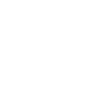
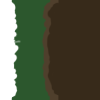
The second 100 x 100 image is a revision of the first. Changes to its layers:
added group "Group 1 copy 3" with 3 layers above "Group 1 copy 2" over [11, 0, 100, 100]
added layer "Layer 2" (6th of 8, in "Group 1 copy 3") in group "Group 1 copy 3" over [11, 0, 51, 100]
added layer "Layer 5" (5th of 7, in "Group 1 copy 3") in group "Group 1 copy 3" over [36, 0, 59, 100]
added layer "Layer 4" (5th of 7, in "Group 1 copy 3") in group "Group 1 copy 3" over [33, 0, 100, 100]